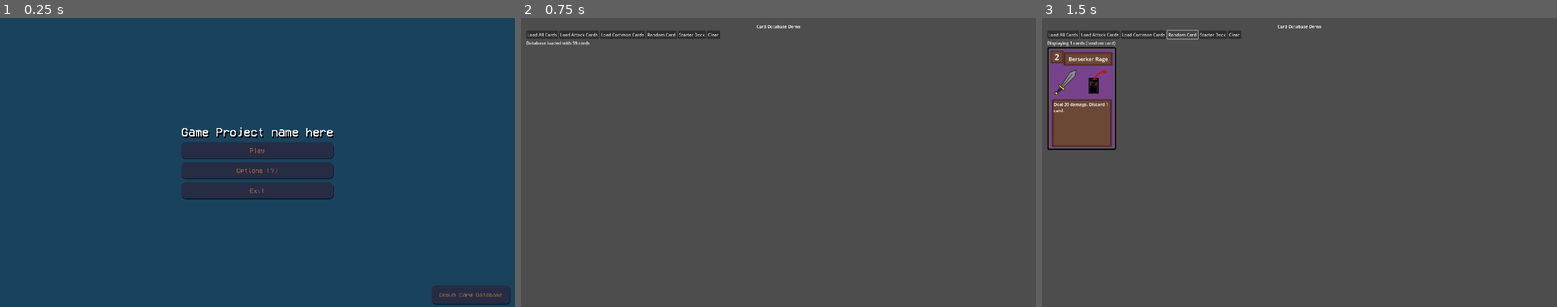
Above: before the commit, frames 1-3 (left to right).
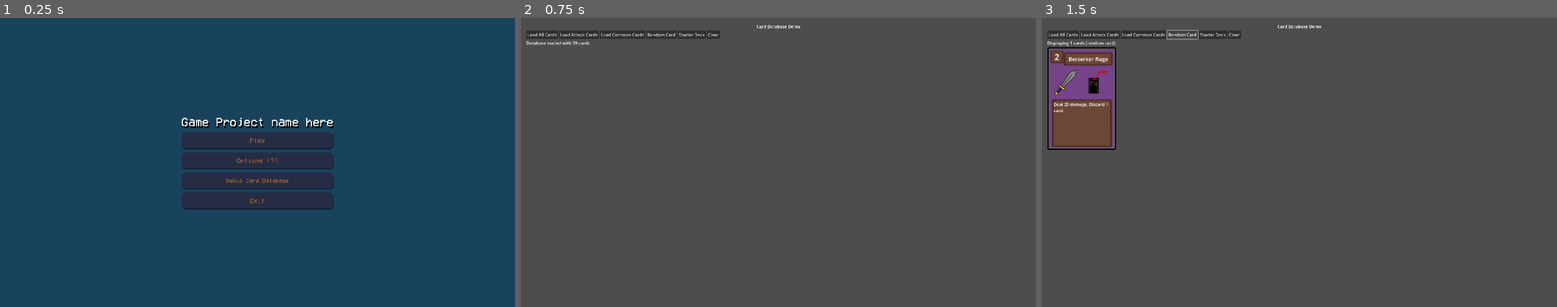
Above: after the commit, the same moments.

Repository: arch-jpg/eidsWi25
Game: Godot game, scene res://scenes/mainmenu/main_menu.tscn
Two runs of this game, one before a commit and one after it. Both use one fixed random seed, a clock stepped at 60 frames per second and the inputs below.
Inputs:
- Up to frame 1 (0.25 s): no input
- Up to frame 2 (0.75 s): click "Debug Card Database" at 0.5 s
- Up to frame 3 (1.5 s): click "Random Card" at 1.25 s

The runs differ from the first frame. In frame 1, 2.2% of the frame differs, in the area x 35-100%, y 34-100%; in frame 2, nothing differs; in frame 3, nothing differs.

Commit message:
fixed debug database button position

Diff:
--- a/scenes/mainmenu/main_menu.tscn
+++ b/scenes/mainmenu/main_menu.tscn
@@ -137,6 +137,21 @@
 theme_override_styles/normal = SubResource("StyleBoxFlat_rhts7")
 text = "Options (?)"
 
+[node name="Debug Card Database" type="Button" parent="CenterContainer/VBoxContainer/ButtonsVBox"]
+custom_minimum_size = Vector2(0, 60)
+layout_mode = 2
+size_flags_vertical = 3
+theme_override_colors/font_hover_color = Color(0.615686, 0.396078, 0.215686, 1)
+theme_override_colors/font_color = Color(0.615133, 0.397776, 0.217245, 1)
+theme_override_colors/font_pressed_color = Color(1, 1, 1, 1)
+theme_override_fonts/font = ExtResource("1_06t4h")
+theme_override_font_sizes/font_size = 21
+theme_override_styles/focus = SubResource("StyleBoxEmpty_sq05c")
+theme_override_styles/hover = SubResource("StyleBoxFlat_jl081")
+theme_override_styles/pressed = SubResource("StyleBoxFlat_ukhca")
+theme_override_styles/normal = SubResource("StyleBoxFlat_yn0lx")
+text = "Debug Card Database"
+
 [node name="Exit" type="Button" parent="CenterContainer/VBoxContainer/ButtonsVBox"]
 custom_minimum_size = Vector2(0, 60)
 layout_mode = 2
@@ -151,25 +166,7 @@
 theme_override_styles/normal = SubResource("StyleBoxFlat_rhts7")
 text = "Exit"
 
-[node name="Debug Card Database" type="Button" parent="."]
-layout_mode = 2
-offset_left = 1609.0
-offset_top = 999.0
-offset_right = 1902.0
-offset_bottom = 1068.0
-size_flags_vertical = 3
-theme_override_colors/font_hover_color = Color(0.615686, 0.396078, 0.215686, 1)
-theme_override_colors/font_color = Color(0.615133, 0.397776, 0.217245, 1)
-theme_override_colors/font_pressed_color = Color(1, 1, 1, 1)
-theme_override_fonts/font = ExtResource("1_06t4h")
-theme_override_font_sizes/font_size = 21
-theme_override_styles/focus = SubResource("StyleBoxEmpty_sq05c")
-theme_override_styles/hover = SubResource("StyleBoxFlat_jl081")
-theme_override_styles/pressed = SubResource("StyleBoxFlat_ukhca")
-theme_override_styles/normal = SubResource("StyleBoxFlat_yn0lx")
-text = "Debug Card Database"
-
 [connection signal="pressed" from="CenterContainer/VBoxContainer/ButtonsVBox/Play" to="." method="_on_PLAY_pressed"]
 [connection signal="pressed" from="CenterContainer/VBoxContainer/ButtonsVBox/Options" to="." method="_on_OPTIONS_pressed"]
+[connection signal="pressed" from="CenterContainer/VBoxContainer/ButtonsVBox/Debug Card Database" to="." method="_on_button_4_pressed"]
 [connection signal="pressed" from="CenterContainer/VBoxContainer/ButtonsVBox/Exit" to="." method="_on_EXIT_pressed"]
-[connection signal="pressed" from="Debug Card Database" to="." method="_on_button_4_pressed"]
